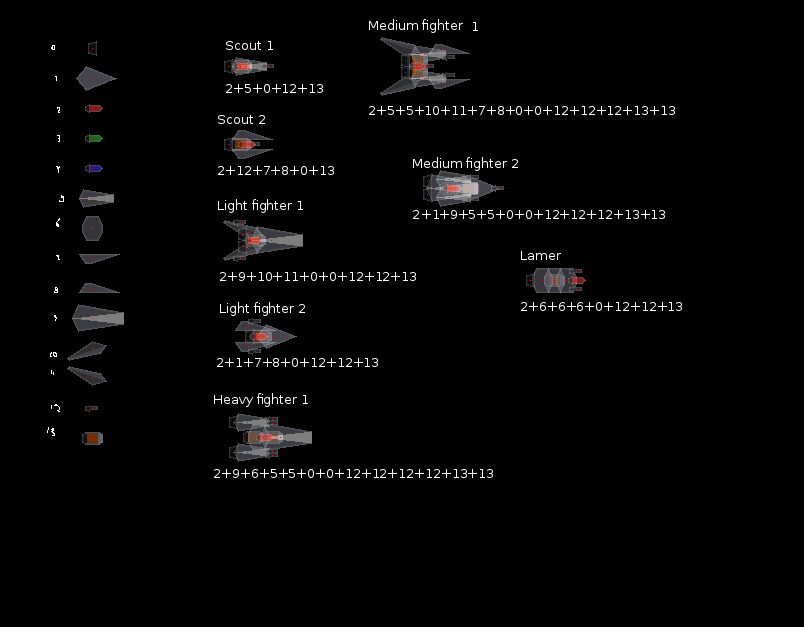
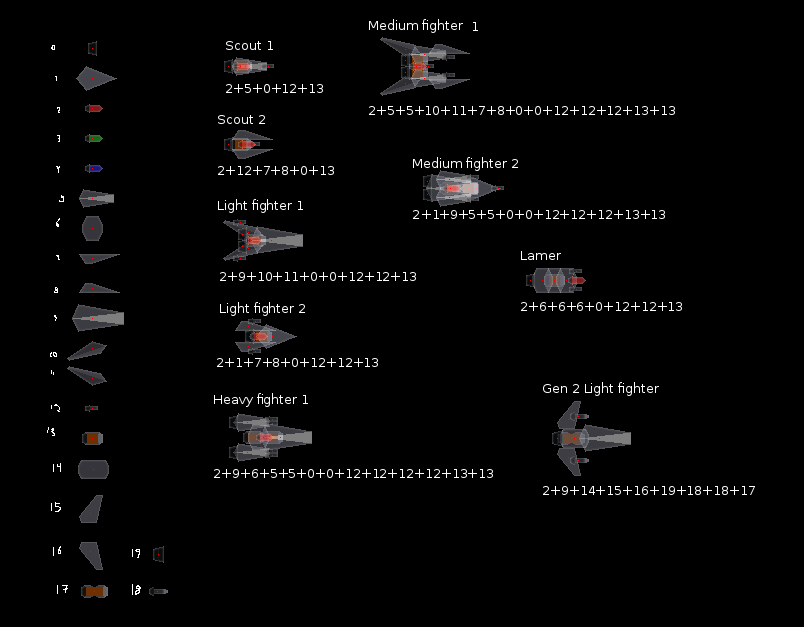
Two versions of the same layered image (804px x 627px). Layer-by-layer changes:
painted on "Layer" over [51,382,755,598]
